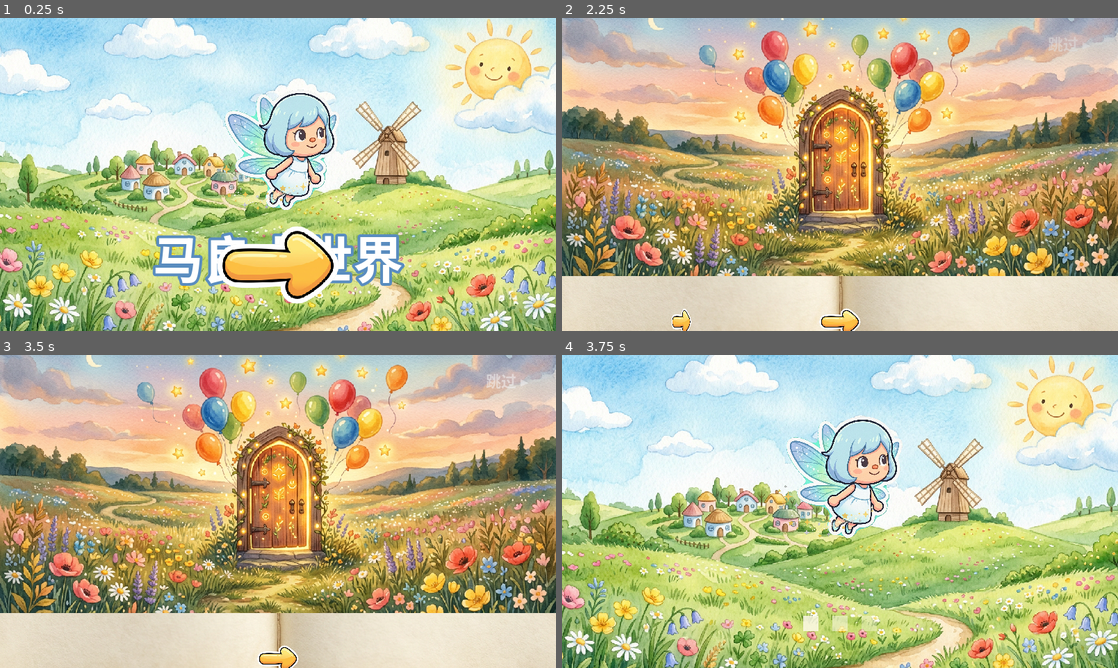
Above: before the commit, frames 1-4 (two rows, left to right).
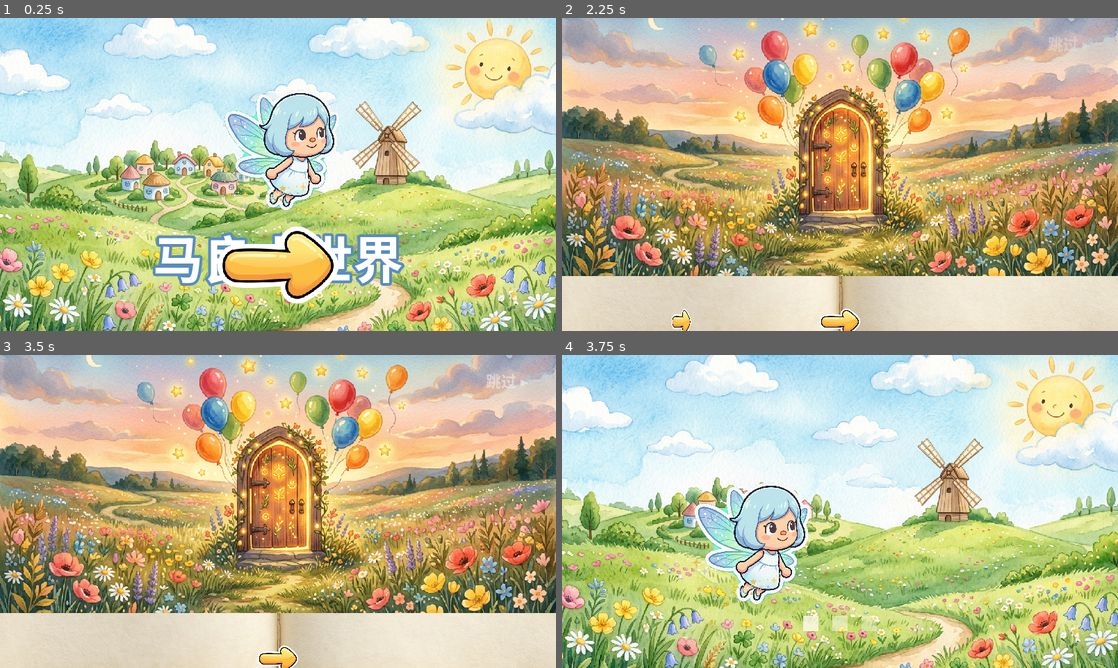
Above: after the commit, the same moments.

Repository: hoveychen/maliang
Game: Godot game, scene res://menu.tscn
The game is run twice, just before and just after one commit, with the same random seed, the same clock (stepped at 60 frames per second) and the same inputs. Sound files missing from this copy of the repository are replaced by a short silence.
Inputs (mouse positions are in pixels of both pictures, inside the frame that each line leads up to):
- Up to frame 1 (0.25 s): no input
- Up to frame 2 (2.25 s): tap Enter (ui_accept) at 0.5, 0.77, 1.07 s; move the mouse to (962, 158) at 0.52 s; hold Right (ui_right) 0.53-1.25 s; click (962, 158) at 0.67 s; click (840, 321) at 1.25 s; click (840, 321) at 2 s
- Up to frame 3 (3.5 s): click "跳过 ▸" at 2.75 s
- Up to frame 4 (3.75 s): tap Enter (ui_accept) at 3.5 s; drag from (728, 527) to (812, 574) at 3.52 s

Frames 1-3 are identical in both runs. In frame 4, 9.6% of the frame differs, in the area x 22-62%, y 19-80%.

Commit message:
feat(loading): 小仙子随就绪进度横飞,飞到头才揭幕
loading.gd 仙子改横向飞行:_prog 由 _world.ready_progress() 驱动——真里程碑落地
就前冲(PROG_FOLLOW),网络久等则朝 0.9 慢爬(PROG_CREEP)但不到顶;world_ready 后
tween 冲刺到终点(_prog->1)再淡出,保证「飞到尽头=真就绪」。慢网也有进度感。

test_visual_loading 端到端绿(遮罩接管/揭幕/世界存活)。

Diff:
--- a/scripts/loading.gd
+++ b/scripts/loading.gd
@@ -20,11 +20,20 @@
 const MIN_SHOW_MS := 600  ## 最短显示：避免过场一闪而过（世界瞬间就绪时也留个照面）
 const DOT_COUNT := 3
 
+const FAIRY_W := 260.0    ## 仙子精灵框宽/高（横飞时按框定位）
+const FAIRY_H := 178.0
+const FLY_MARGIN := 44.0  ## 飞行航道左右留白
+const PROG_FOLLOW := 2.5  ## 显示进度追真进度的速度（每秒）：真里程碑落地时仙子快速前冲
+const PROG_CREEP := 0.035 ## 真进度停滞时的慢爬（每秒），朝 0.9 渐近但永不到顶——到顶只由 world_ready 触发
+const CREEP_CEIL := 0.9   ## 慢爬封顶：网络久等时仙子最多爬到 90%，留最后一截给「真就绪」
+const LAND_TIME := 0.5    ## world_ready 后仙子冲刺到终点（_prog→1）的时长
+
 var _fade_root: Control    ## 淡出目标（整层视觉挂它下面，改 modulate:a）
 var _fairy: TextureRect
 var _dots: Array[ColorRect] = []
 var _t := 0.0
-var _fairy_base_y := 0.0
+var _prog := 0.0           ## 显示进度 [0,1]：驱动仙子横向位置；真进度来自 _world.ready_progress()
+var _landing := false      ## world_ready 后接管 _prog（tween 冲到 1.0），_process 不再跟随真进度
 var _shown_at := 0
 var _world: Node = null
 var _revealing := false    ## 已开始揭开（防重复 spawn/reveal）
@@ -53,21 +62,18 @@
 	bg.set_anchors_preset(Control.PRESET_FULL_RECT)
 	_fade_root.add_child(bg)
 
-	# 居中飘动的小仙子（bob + 呼吸，见 _process）——「小仙子正在布置世界」的无字表达
+	# 横飞的小仙子（bob + 呼吸 + 随就绪进度从左飞到右，见 _process）——把等待可视化成
+	# 「小仙子布置世界，飞到尽头就绪」，让慢网也有进度感、且揭幕严格等仙子飞到头。
+	# 锚到左上角：offset 即绝对像素，_process 每帧按 _prog 摆 X。
 	_fairy = TextureRect.new()
 	_fairy.texture = load("res://assets/fairy.png")
 	_fairy.expand_mode = TextureRect.EXPAND_IGNORE_SIZE
 	_fairy.stretch_mode = TextureRect.STRETCH_KEEP_ASPECT_CENTERED
-	_fairy.set_anchors_preset(Control.PRESET_CENTER)
-	_fairy.custom_minimum_size = Vector2(260.0, 178.0)
-	_fairy.offset_left = -130.0
-	_fairy.offset_right = 130.0
-	_fairy.offset_top = -140.0
-	_fairy.offset_bottom = 38.0
-	_fairy.pivot_offset = Vector2(130.0, 89.0)
+	_fairy.set_anchors_preset(Control.PRESET_TOP_LEFT)
+	_fairy.custom_minimum_size = Vector2(FAIRY_W, FAIRY_H)
+	_fairy.pivot_offset = Vector2(FAIRY_W * 0.5, FAIRY_H * 0.5) # 呼吸缩放绕框心
 	_fairy.mouse_filter = Control.MOUSE_FILTER_IGNORE
 	_fade_root.add_child(_fairy)
-	_fairy_base_y = _fairy.offset_top
 
 	# 三点脉动：不识字也懂的「处理中」信号（奶油白圆点，顺序呼吸）
 	var dot_size := 22.0
@@ -90,11 +96,8 @@
 
 func _process(delta: float) -> void:
 	_t += delta
-	if _fairy != null:
-		_fairy.offset_top = _fairy_base_y + sin(_t * 1.6) * 12.0
-		_fairy.offset_bottom = _fairy_base_y + 178.0 + sin(_t * 1.6) * 12.0
-		var s := 1.0 + sin(_t * 2.0) * 0.04
-		_fairy.scale = Vector2(s, s)
+	_advance_progress(delta)
+	_layout_fairy()
 	# 三点顺序脉动（相位错开），alpha 在 0.35~1.0 之间呼吸
 	for i in range(_dots.size()):
 		var a := 0.35 + 0.65 * (0.5 + 0.5 * sin(_t * 4.0 - i * 0.9))
@@ -106,6 +109,35 @@
 	_frames += 1
 	if _frames >= 2:
 		_spawn_world()
+
+## 推进显示进度：真进度领先就快速追上（里程碑落地→仙子前冲）；真进度停滞则慢爬向
+## CREEP_CEIL 渐近但不到顶。_landing 后由 tween 独占 _prog（冲刺到终点），这里让路。
+func _advance_progress(delta: float) -> void:
+	if _landing:
+		return
+	var real := 0.0
+	if _world != null and _world.has_method("ready_progress"):
+		real = _world.ready_progress()
+	if real > _prog:
+		_prog = move_toward(_prog, real, PROG_FOLLOW * delta)
+	else:
+		_prog = move_toward(_prog, CREEP_CEIL, PROG_CREEP * delta)
+
+## 按 _prog 把仙子从左飞到右，叠竖直 bob 与呼吸缩放。锚在左上角，offset 即绝对像素。
+func _layout_fairy() -> void:
+	if _fairy == null or _fade_root == null:
+		return
+	var vp := _fade_root.size
+	var travel := maxf(vp.x - FAIRY_W - 2.0 * FLY_MARGIN, 0.0)
+	var x := FLY_MARGIN + travel * clampf(_prog, 0.0, 1.0)
+	var bob := sin(_t * 1.6) * 12.0
+	var base_y := vp.y * 0.40
+	_fairy.offset_left = x
+	_fairy.offset_right = x + FAIRY_W
+	_fairy.offset_top = base_y + bob
+	_fairy.offset_bottom = base_y + FAIRY_H + bob
+	var s := 1.0 + sin(_t * 2.0) * 0.04
+	_fairy.scale = Vector2(s, s)
 
 func _spawn_world() -> void:
 	_revealing = true # 只此一次，之后只等 world_ready
@@ -130,6 +162,12 @@
 	var elapsed := Time.get_ticks_msec() - _shown_at
 	if elapsed < MIN_SHOW_MS:
 		await get_tree().create_timer((MIN_SHOW_MS - elapsed) / 1000.0).timeout
+	# 「飞到头 = 真就绪」：先让仙子冲刺到航道终点（_prog→1），再淡出交还世界。
+	# _landing 接管 _prog，_advance_progress 让路，避免与 tween 抢值。
+	_landing = true
+	var land := create_tween()
+	land.tween_property(self, "_prog", 1.0, LAND_TIME)
+	await land.finished
 	var tw := create_tween()
 	tw.tween_property(_fade_root, "modulate:a", 0.0, FADE_TIME)
 	await tw.finished
